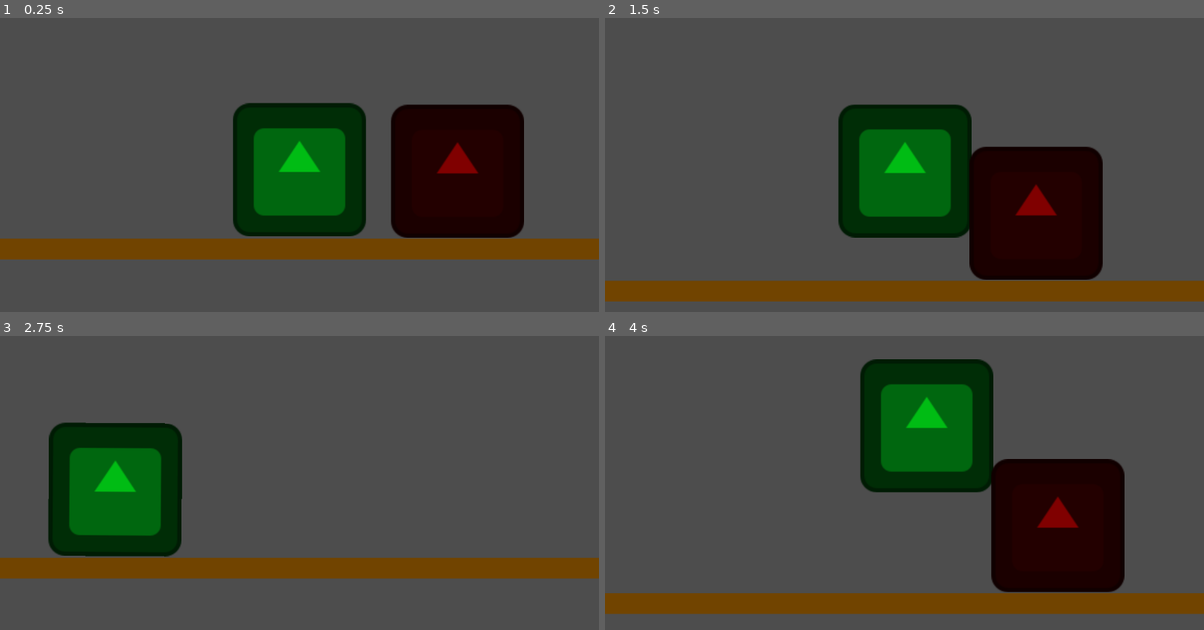
Above: before the commit, frames 1-4 (two rows, left to right).
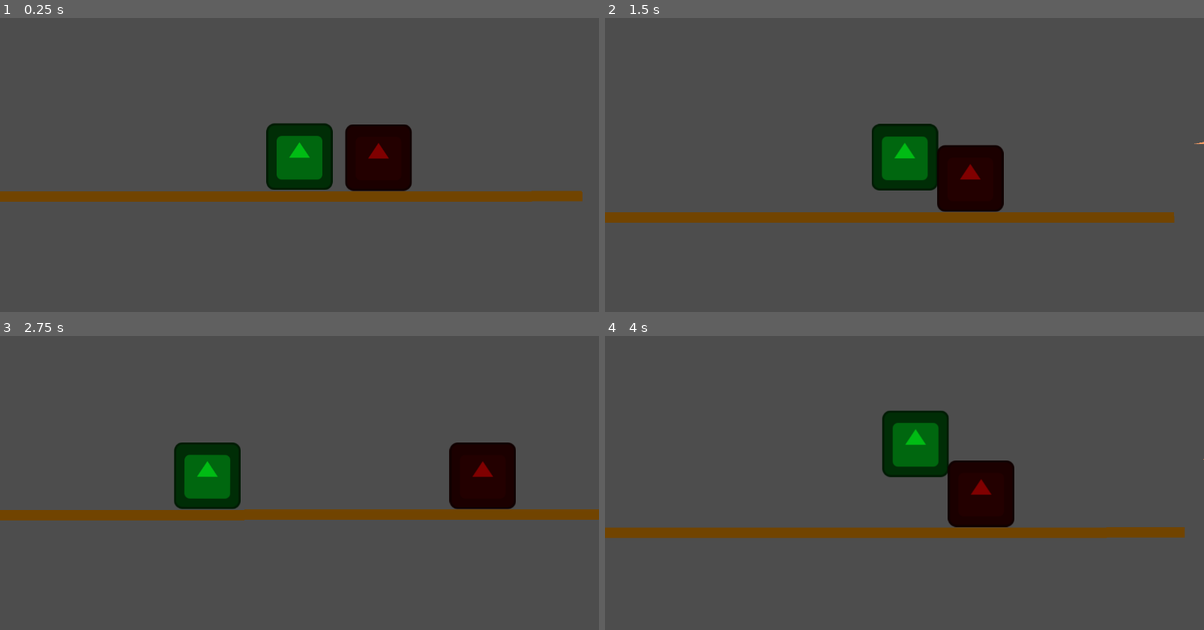
Above: after the commit, the same moments.

Repository: ericxinui/new-game
Game: Godot game, scene res://main.tscn
Two runs of this game, one before a commit and one after it. Both use one fixed random seed, a clock stepped at 60 frames per second and the inputs below. The engine's default icon, where the game draws it, is replaced by a stand-in: a white triangle on a blue panel in a dark square.
Inputs:
- Up to frame 1 (0.25 s): no input
- Up to frame 2 (1.5 s): hold Right (move_right) from 0.53 s (still down); tap Up (jump) at 0.77 s
- Up to frame 3 (2.75 s): tap Up (jump) at 1.52 s; release Right (move_right) at 2.03 s; hold Left (move_left) from 2.03 s (still down)
- Up to frame 4 (4 s): release Left (move_left) at 2.78 s; hold Right (move_right) from 2.78 s (still down); tap Up (jump) at 3.02, 3.77 s

The runs differ from the first frame. In frame 1, 28% of the frame differs, in the area x 0-100%, y 28-83%; in frame 2, 27%; in frame 3, 24%; in frame 4, 29%, in the area x 0-100%, y 7-95%.

Commit message:
feature: add trampolin and random teleporter

Diff:
--- /dev/null
+++ b/area_2d_portal.gd
@@ -0,0 +1,111 @@
+extends Area2D
+
+@export var margin: float = 40.0
+@export var use_camera_limits: bool = true
+## When the camera never set limit_top (huge default), use this height band above limit_bottom.
+@export var vertical_span_when_top_unlimited: float = 900.0
+## Used when there is no camera or use_camera_limits is false. Global Rect2 (origin + size).
+@export var manual_bounds: Rect2 = Rect2(-1950, -250, 3900, 1200)
+## Ray starts this far above the top of the teleport bounds (smaller Y = higher on screen).
+@export var ray_margin_above_bounds: float = 200.0
+## How far below the bottom of the bounds the ray continues (search for ground).
+@export var floor_probe_depth: float = 2000.0
+## Push the contact point along the floor normal so the character sits on top, not inside.
+@export var floor_surface_clearance: float = 4.0
+
+var _rng := RandomNumberGenerator.new()
+
+
+func _ready() -> void:
+	_rng.randomize()
+	monitoring = true
+	if not body_entered.is_connected(_on_body_entered):
+		body_entered.connect(_on_body_entered)
+
+
+func _bounds_global() -> Rect2:
+	if not use_camera_limits:
+		return manual_bounds
+	var cam := get_viewport().get_camera_2d()
+	if cam == null:
+		return manual_bounds
+	var left := float(cam.limit_left) + margin
+	var right := float(cam.limit_right) - margin
+	var bottom := float(cam.limit_bottom) - margin
+	var top := float(cam.limit_top) + margin
+	# Unset limit_top stays at a huge negative default; clamp to a playable band.
+	if top < bottom - 50000.0:
+		top = bottom - vertical_span_when_top_unlimited
+	var w := maxf(1.0, right - left)
+	var h := maxf(1.0, bottom - top)
+	return Rect2(left, top, w, h)
+
+
+func _shape_local_rect(shape: Shape2D) -> Rect2:
+	if shape is RectangleShape2D:
+		var rs := shape as RectangleShape2D
+		return Rect2(rs.size * -0.5, rs.size)
+	if shape is CapsuleShape2D:
+		var cap := shape as CapsuleShape2D
+		var w := cap.radius * 2.0
+		var h := cap.height + 2.0 * cap.radius
+		return Rect2(Vector2(-cap.radius, -h * 0.5), Vector2(w, h))
+	if shape is CircleShape2D:
+		var c := shape as CircleShape2D
+		var rr := c.radius
+		return Rect2(Vector2(-rr, -rr), Vector2(rr * 2.0, rr * 2.0))
+	return Rect2()
+
+
+func _global_aabb_bottom(character: CharacterBody2D) -> float:
+	var max_y := -INF
+	for child in character.get_children():
+		if not (child is CollisionShape2D):
+			continue
+		var cs := child as CollisionShape2D
+		if cs.disabled or cs.shape == null:
+			continue
+		var shape_xform: Transform2D = cs.global_transform
+		var local_rect := _shape_local_rect(cs.shape)
+		if local_rect.size == Vector2.ZERO:
+			continue
+		for corner in [
+			local_rect.position,
+			Vector2(local_rect.end.x, local_rect.position.y),
+			Vector2(local_rect.position.x, local_rect.end.y),
+			local_rect.end
+		]:
+			max_y = maxf(max_y, (shape_xform * corner).y)
+	if max_y == -INF:
+		return character.global_position.y + 50.0
+	return max_y
+
+
+func _ray_floor_at_x(character: CharacterBody2D, world_x: float, bounds: Rect2) -> Dictionary:
+	var space := character.get_world_2d().direct_space_state
+	var from := Vector2(world_x, bounds.position.y - ray_margin_above_bounds)
+	var to := Vector2(world_x, bounds.end.y + floor_probe_depth)
+	var query := PhysicsRayQueryParameters2D.create(from, to)
+	query.exclude = [character.get_rid()]
+	query.collide_with_areas = false
+	query.collide_with_bodies = true
+	return space.intersect_ray(query)
+
+
+func _on_body_entered(body: Node2D) -> void:
+	if body is CharacterBody2D:
+		var character := body as CharacterBody2D
+		var r := _bounds_global()
+		var rx := _rng.randf_range(r.position.x, r.end.x)
+		var rel_bottom := _global_aabb_bottom(character) - character.global_position.y
+		var hit := _ray_floor_at_x(character, rx, r)
+		var target: Vector2
+		if hit.is_empty():
+			target = character.initial_spawn_global
+		else:
+			var hit_pos: Vector2 = hit["position"]
+			var hit_nor: Vector2 = hit["normal"]
+			var anchor: Vector2 = hit_pos + hit_nor * floor_surface_clearance
+			target = Vector2(rx, anchor.y - rel_bottom)
+		character.call_deferred("set", "global_position", target)
+		character.call_deferred("set", "velocity", Vector2.ZERO)
--- a/character_body_2d.gd
+++ b/character_body_2d.gd
@@ -6,6 +6,9 @@
 const MAX_JUMPS = 2
 
 var jumps_left = MAX_JUMPS
+
+## Captured once at scene load; used by portals etc. for safe respawn.
+var initial_spawn_global: Vector2
 
 var is_active_leader: bool = false
 
@@ -16,6 +19,7 @@
 
 
 func _ready():
+	initial_spawn_global = global_position
 	# Set the color of the Sprite2D to match the exported CHAR_COLOR variable.
 	$Sprite2D.modulate = CHAR_COLOR
 
--- a/main.tscn
+++ b/main.tscn
@@ -3,11 +3,22 @@
 [ext_resource type="Script" uid="uid://df6a01o01ngbo" path="res://main.gd" id="1_h2yge"]
 [ext_resource type="PackedScene" uid="uid://dtxcglirgxix1" path="res://godotzinho.tscn" id="1_ig7tw"]
 [ext_resource type="Script" uid="uid://b1n8qciifc1u1" path="res://camera_2d.gd" id="3_h2yge"]
+[ext_resource type="Script" uid="uid://55v65qge6nm" path="res://trampolin.gd" id="4_1bvp3"]
+[ext_resource type="Script" uid="uid://b512dcl6oq3y7" path="res://area_2d_portal.gd" id="5_lquwl"]
 
 [sub_resource type="CanvasItemMaterial" id="CanvasItemMaterial_0xm2m"]
 
 [sub_resource type="RectangleShape2D" id="RectangleShape2D_h2yge"]
-size = Vector2(1226.6667, 22)
+size = Vector2(783.0001, 22)
+
+[sub_resource type="RectangleShape2D" id="RectangleShape2D_1bvp3"]
+size = Vector2(194.00005, 20)
+
+[sub_resource type="RectangleShape2D" id="RectangleShape2D_lquwl"]
+size = Vector2(3465.5, 296)
+
+[sub_resource type="RectangleShape2D" id="RectangleShape2D_7mycd"]
+size = Vector2(128, 168)
 
 [node name="Node2D" type="Node2D" unique_id=1502116654 node_paths=PackedStringArray("players")]
 position = Vector2(-1, 0)
@@ -23,16 +34,26 @@
 [node name="CollisionShape2D" type="CollisionShape2D" parent="StaticBody2D" unique_id=1940023936]
 z_index = 1
 material = SubResource("CanvasItemMaterial_0xm2m")
-position = Vector2(12, 105)
+position = Vector2(-209.8334, 105)
 shape = SubResource("RectangleShape2D_h2yge")
 debug_color = Color(0.23718661, 0.5690659, 0.773151, 0.41960785)
 
 [node name="Polygon2D" type="Polygon2D" parent="StaticBody2D" unique_id=536482797]
+position = Vector2(-217.61253, 0.3366897)
+rotation = -0.0013229166
+scale = Vector2(0.6381163, 1)
 color = Color(0.4433208, 0.27048415, 9.62615e-08, 1)
-polygon = PackedVector2Array(-597.00006, 95, 624.6667, 95, 625, 115, -601.3334, 115, -601.00006, 96)
+polygon = PackedVector2Array(-597.00006, 95, 624.6667, 95, 624.9998, 104, 625, 115, -601.3334, 115, -601.00006, 96)
+
+[node name="CollisionShape2D2" type="CollisionShape2D" parent="StaticBody2D" unique_id=572555569]
+position = Vector2(524.6667, 104)
+shape = SubResource("RectangleShape2D_1bvp3")
+
+[node name="Polygon2D2" type="Polygon2D" parent="StaticBody2D" unique_id=309028233]
+color = Color(0.9254902, 0.37254903, 0.24313726, 1)
+polygon = PackedVector2Array(427.00003, 96, 427.00003, 112, 621.6667, 112, 621.6667, 96)
 
 [node name="Camera2D" type="Camera2D" parent="." unique_id=38186158]
-zoom = Vector2(2, 2)
 limit_left = -2000
 limit_right = 2000
 limit_bottom = 1000
@@ -53,3 +74,39 @@
 
 [node name="CollisionPolygon2D" type="CollisionPolygon2D" parent="StaticBody2D2" unique_id=915758006]
 polygon = PackedVector2Array(405.33334, -4, 197, 13, 409.33334, -109)
+
+[node name="StaticBody2DEarth" type="StaticBody2D" parent="." unique_id=2059227515]
+
+[node name="CollisionShape2D" type="CollisionShape2D" parent="StaticBody2DEarth" unique_id=1411186526]
+position = Vector2(452.25, 676)
+shape = SubResource("RectangleShape2D_lquwl")
+
+[node name="Polygon2D" type="Polygon2D" parent="StaticBody2DEarth" unique_id=500001098]
+position = Vector2(133.77283, 0)
+scale = Vector2(1.1045917, 1)
+color = Color(0.9254902, 0.37254903, 0.24313726, 1)
+polygon = PackedVector2Array(-1271, 520, 1857, 528, 1857.0002, 672.80005, 1857, 824, -1279, 832)
+
+[node name="Area2DTrampolin" type="Area2D" parent="." unique_id=405609659]
+position = Vector2(897, 496)
+script = ExtResource("4_1bvp3")
+
+[node name="CollisionPolygon2D" type="CollisionPolygon2D" parent="Area2DTrampolin" unique_id=2037508760]
+position = Vector2(18.19999, -0.6499996)
+scale = Vector2(0.951389, 1.0208333)
+polygon = PackedVector2Array(0, 24, 192, 24, 288, 24, 264, 0, 24, 0)
+
+[node name="Polygon2D" type="Polygon2D" parent="Area2DTrampolin" unique_id=921708932]
+color = Color(0.05224125, 0, 0.74580705, 1)
+polygon = PackedVector2Array(16, 24, 40, 0, 272, 0, 296, 24)
+
+[node name="Area2DPortal" type="Area2D" parent="." unique_id=327348271]
+script = ExtResource("5_lquwl")
+
+[node name="Polygon2D" type="Polygon2D" parent="Area2DPortal" unique_id=750666316]
+color = Color(0, 0, 0, 1)
+polygon = PackedVector2Array(-1215, 520, -1087, 520, -1087, 352, -1151, 320, -1215, 352, -1215, 520)
+
+[node name="CollisionShape2D" type="CollisionShape2D" parent="Area2DPortal" unique_id=1441257012]
+position = Vector2(-1151, 436)
+shape = SubResource("RectangleShape2D_7mycd")
--- a/project.godot
+++ b/project.godot
@@ -43,3 +43,4 @@
 [rendering]
 
 rendering_device/driver.windows="d3d12"
+renderer/rendering_method="gl_compatibility"
--- /dev/null
+++ b/trampolin.gd
@@ -0,0 +1,14 @@
+extends Area2D
+
+
+func _ready() -> void:
+	monitoring = true
+	if not body_entered.is_connected(_on_body_entered):
+		body_entered.connect(_on_body_entered)
+
+
+func _on_body_entered(body: Node2D) -> void:
+	if body is CharacterBody2D:
+		var character := body as CharacterBody2D
+		# Apply next physics frame so we win over any same-frame velocity writes in _physics_process.
+		character.call_deferred("set", "velocity", Vector2(character.velocity.x, -800.0))
Not shown, added: area_2d_portal.gd.uid
Not shown, added: trampolin.gd.uid
